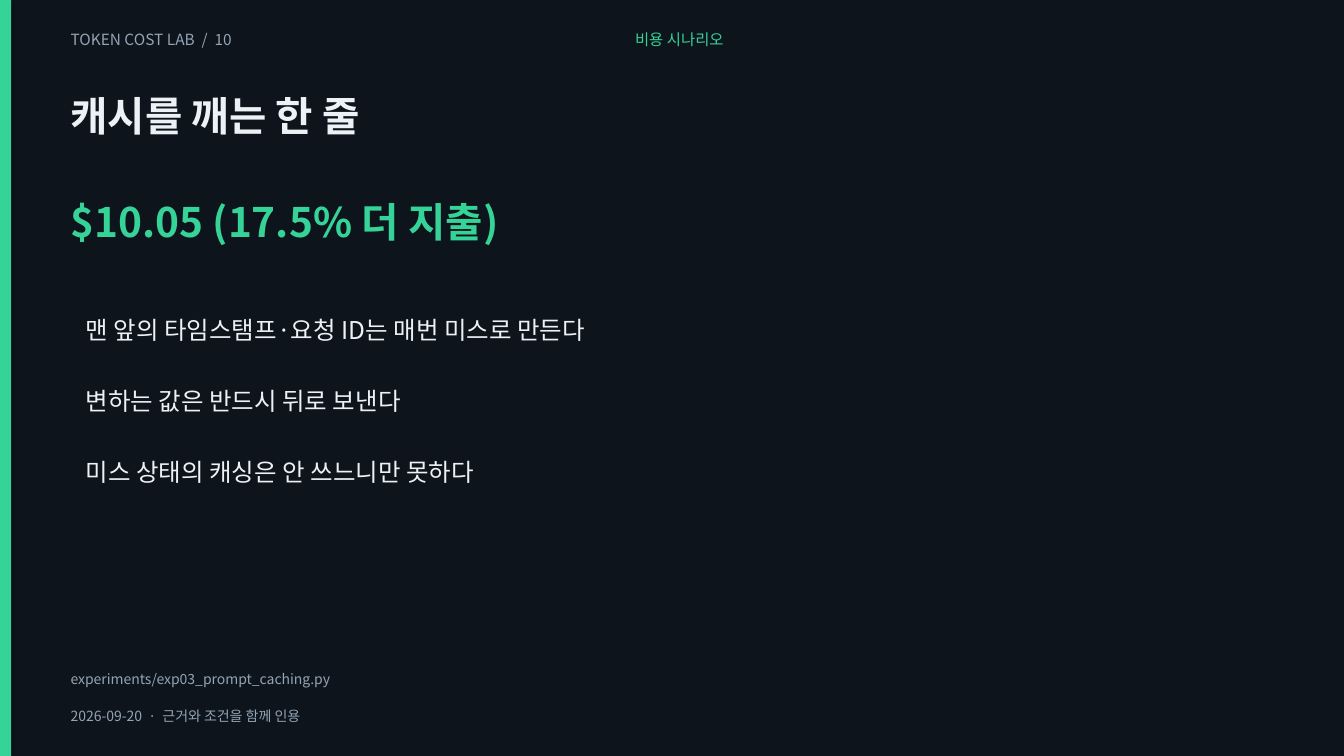
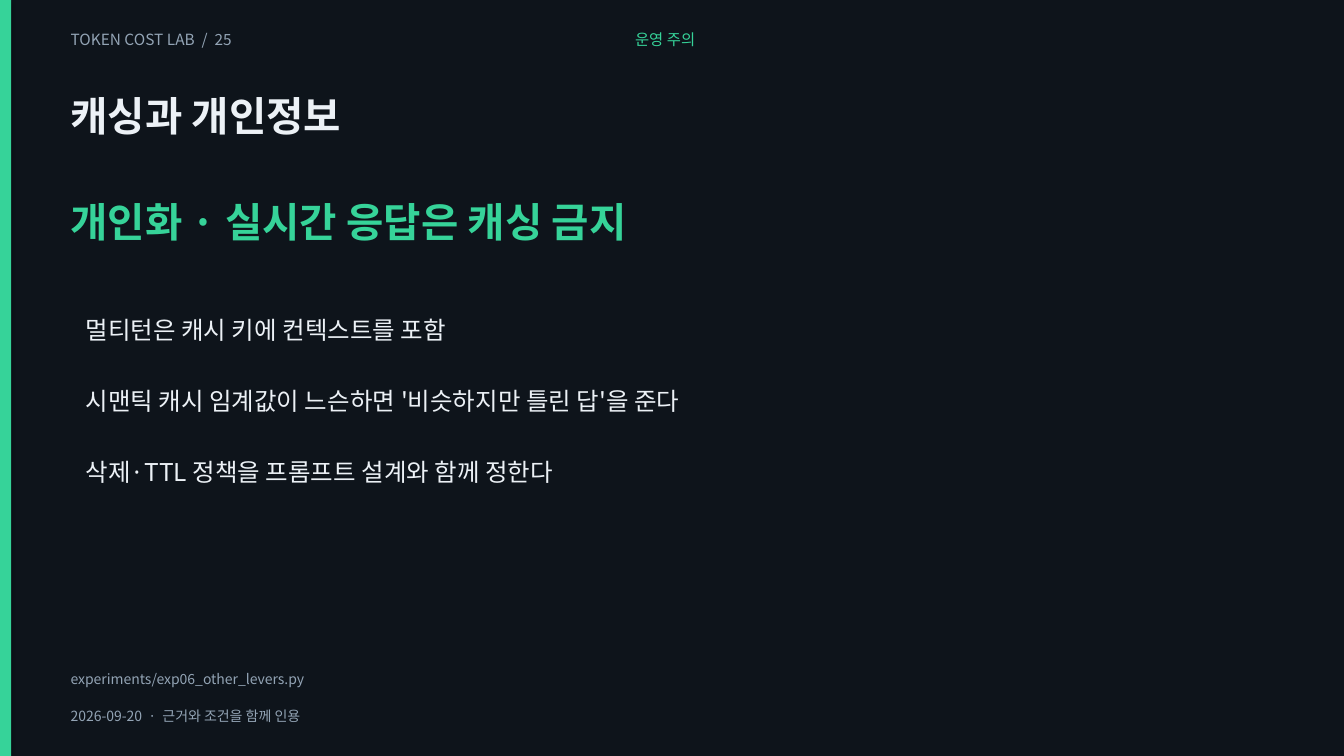
Before and after one commit to giyeop-cody/token-cost-lab, a slide deck: slide 25 of presentation/token_cost_main.pptx (slide 10 before the commit). Drawn at 1344x756 pixels with LibreOffice and Linux fonts; fonts in the diff are those of the drawing. Boxes give left, top, right and bottom in pixels: in the first picture for what was removed or moved away, otherwise in the second. Text is boxed around its words. In the diff, an @@ line names an element or a change of style, - is before the commit and + after.

```diff
--- a/presentation/token_cost_main.pptx
+++ b/presentation/token_cost_main.pptx
@@ text at (71,33,232,45): text changed @@
-TOKEN COST LAB / 10
+TOKEN COST LAB / 25
@@ text at (635,32,695,47): text changed @@
-비용 시나리오
+운영 주의
@@ text at (71,97,341,135): text changed @@
-캐시를 깨는 한 줄
+캐싱과 개인정보
@@ text at (71,203,627,241): text changed @@
-$10.05 (17.5% 더 지출)
+개인화 · 실시간 응답은 캐싱 금지
@@ text at (86,318,446,341): text changed @@
-맨 앞의 타임스탬프·요청 ID는 매번 미스로 만든다
+멀티턴은 캐시 키에 컨텍스트를 포함
@@ text at (86,389,679,412): text changed @@
-변하는 값은 반드시 뒤로 보낸다
+시맨틱 캐시 임계값이 느슨하면 '비슷하지만 틀린 답'을 준다
@@ text at (86,460,553,483): text changed @@
-미스 상태의 캐싱은 안 쓰느니만 못하다
+삭제·TTL 정책을 프롬프트 설계와 함께 정한다
@@ text at (71,673,305,687): text changed @@
-experiments/exp03_prompt_caching.py
+experiments/exp06_other_levers.py
```
Also in this commit, not shown: 15 other slides changed, 7 slides added, 2 slides removed, 40 other files.
